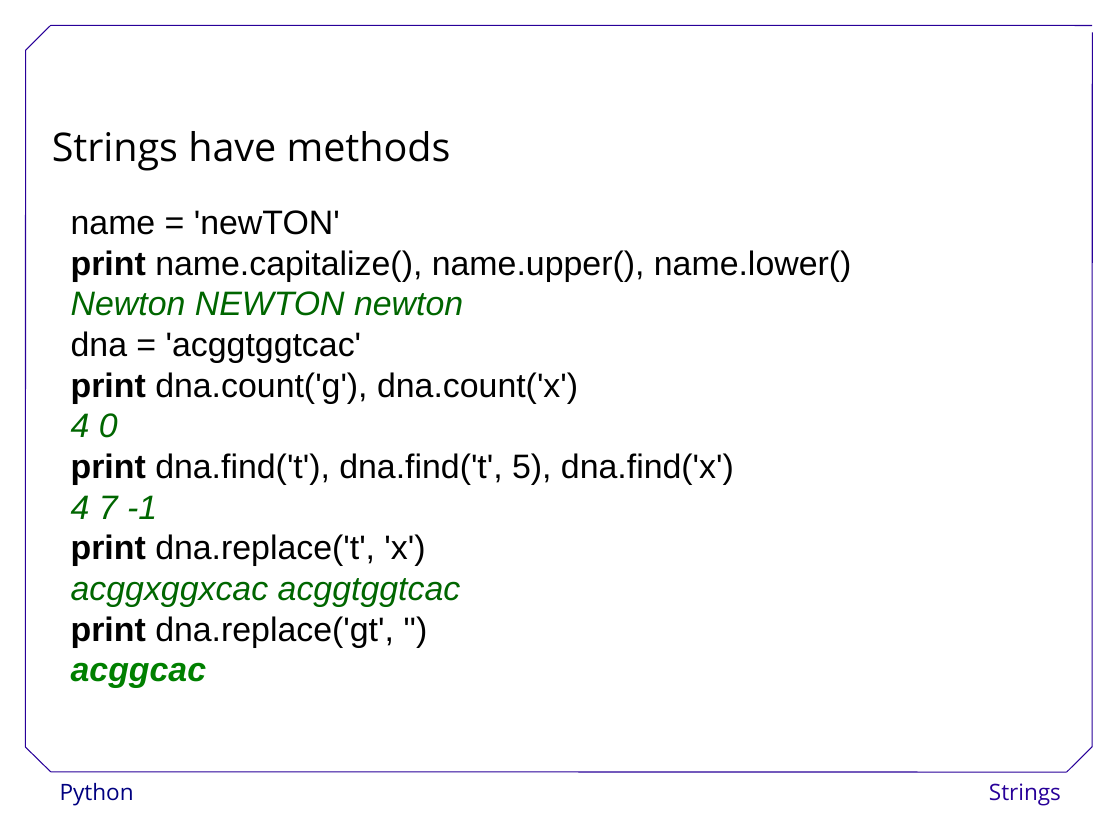
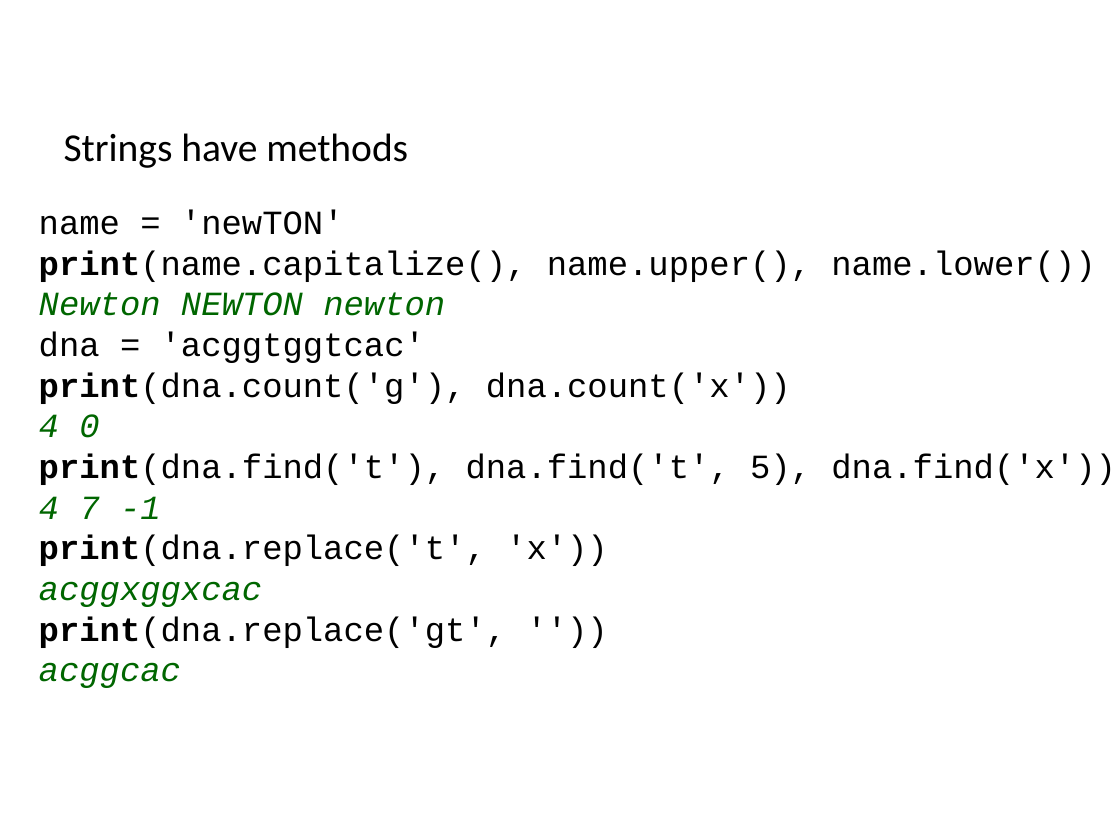
Before and after one commit to ncasuk/ncas-isc, a slide deck: slide 54 of python/presentations/learning_python/12_strings.ppt (slide 55 before the commit). Drawn at 1120x840 pixels with LibreOffice and Linux fonts; fonts in the diff are those of the drawing; background and template pictures are left out. Boxes give left, top, right and bottom in pixels: in the first picture for what was removed or moved away, otherwise in the second. Text is boxed around its words. In the diff, an @@ line names an element or a change of style, - is before the commit and + after.

Commit message:
Updated and checked learning_python12

```diff
--- a/python/presentations/learning_python/12_strings.ppt
+++ b/python/presentations/learning_python/12_strings.ppt
@@ text "Strings have methods" moved from (x1=52, y1=131, x2=451, y2=171) to (x1=64, y1=133, x2=408, y2=168) @@
@@ text "Strings have methods" at (x1=64, y1=133, x2=408, y2=168): font Open Sans to Calibri @@
@@ text "name = 'newTON'" moved from (x1=71, y1=210, x2=852, y2=688) to (x1=39, y1=209, x2=1116, y2=688) @@
@@ text at (x1=39, y1=209, x2=445, y2=688): font Arial to Courier New in "name = 'newTON'", "Newton NEWTON newton", "dna = 'acggtggtcac'", "4 0" and 2 more places; text colour #008000 to #006600, bold off in "acggcac" @@
@@ text at (x1=39, y1=250, x2=1095, y2=282): text changed; font Arial to Courier New @@
-print name.capitalize(), name.upper(), name.lower()
+print(name.capitalize(), name.upper(), name.lower())
@@ text at (x1=39, y1=372, x2=791, y2=404): text changed; font Arial to Courier New @@
-print dna.count('g'), dna.count('x')
+print(dna.count('g'), dna.count('x'))
@@ text at (x1=39, y1=453, x2=1116, y2=485): text changed; font Arial to Courier New @@
-print dna.find('t'), dna.find('t', 5), dna.find('x')
+print(dna.find('t'), dna.find('t', 5), dna.find('x'))
@@ text at (x1=39, y1=535, x2=608, y2=648): text changed; font Arial to Courier New @@
-print dna.replace('t', 'x')
-acggxggxcac acggtggtcac
-print dna.replace('gt', '')
+print(dna.replace('t', 'x'))
+acggxggxcac
+print(dna.replace('gt', ''))
@@ group removed at (x1=25, y1=25, x2=1093, y2=772): 7 lines @@
@@ text removed at (x1=60, y1=783, x2=134, y2=806) @@
-Python
@@ text removed at (x1=989, y1=783, x2=1061, y2=806) @@
-Strings
```
Also in this commit, not shown: 58 other slides changed, 1 slide added, 2 slides removed.
